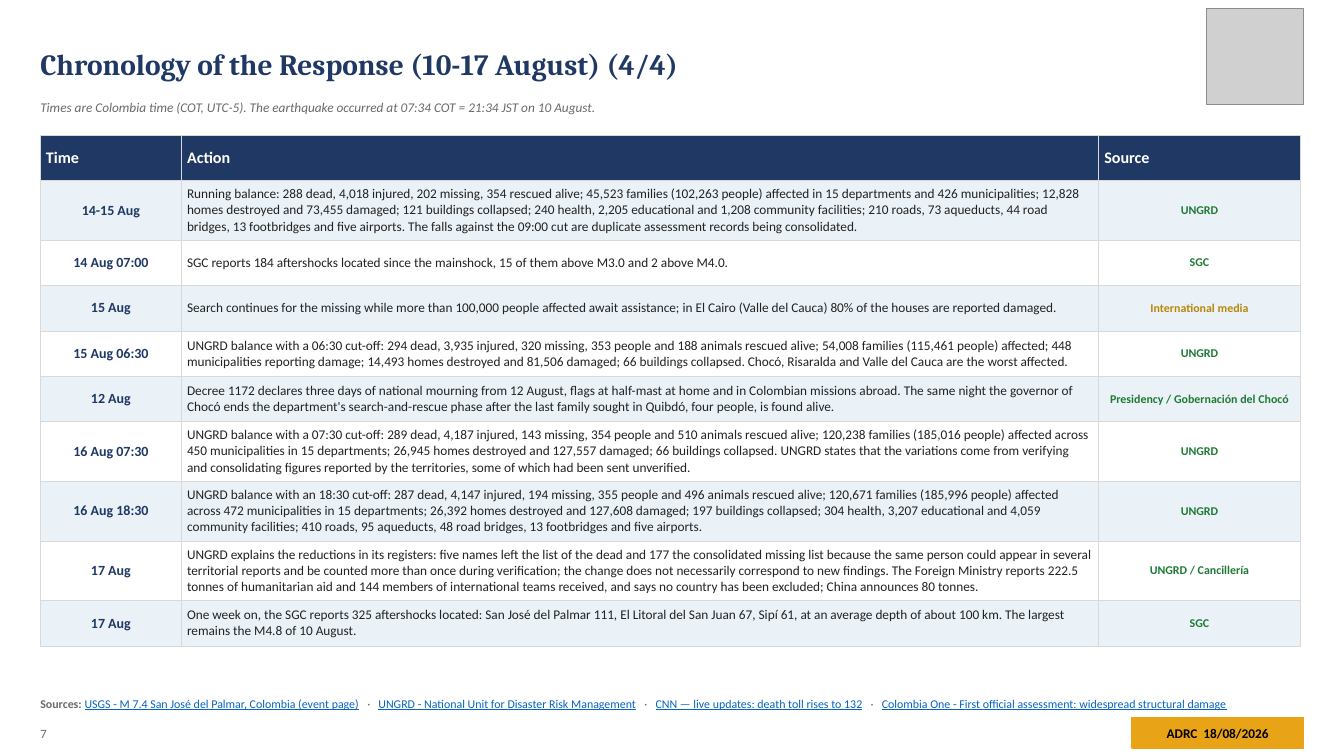
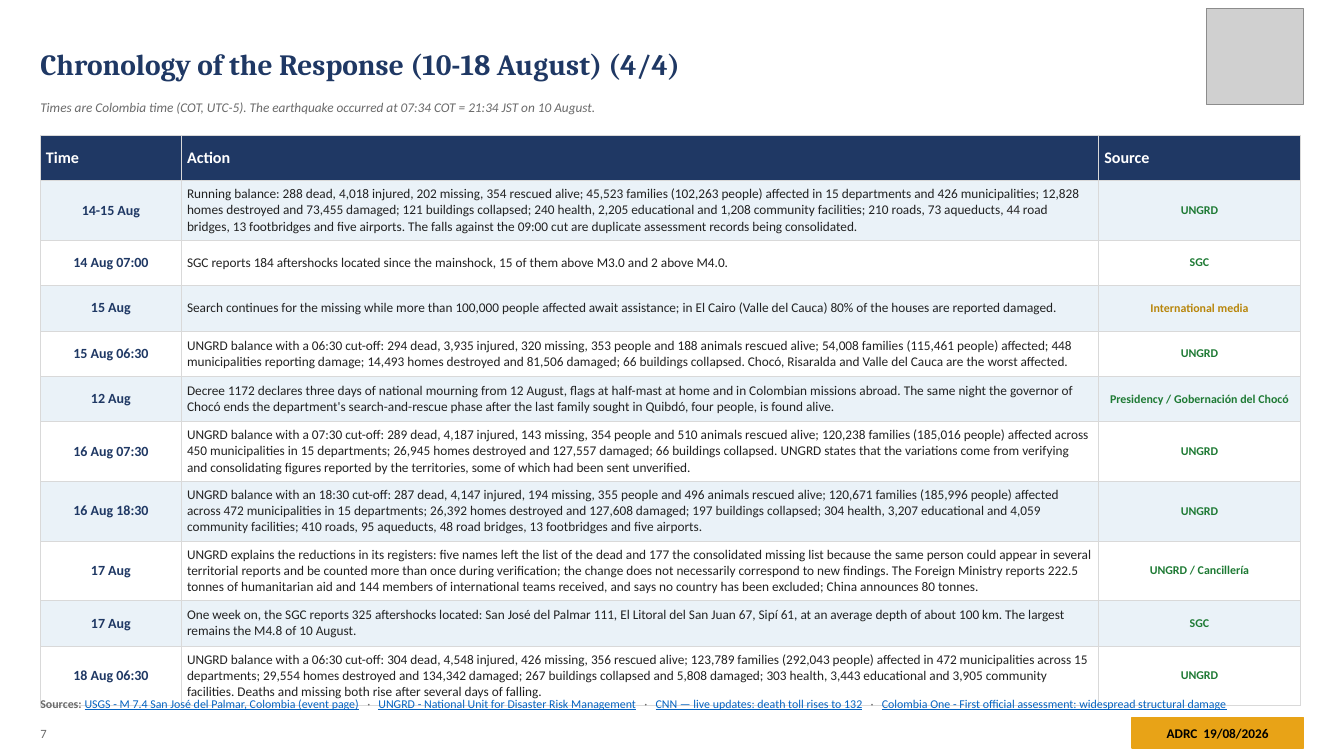
Before and after one commit to kochobi-max/whatsmap, a slide deck: slide 7 of reports/colombia_eq_20260810/output/ADRC_EQ_COL_Choco_20260810_EN.pptx. Drawn at 1344x756 pixels with LibreOffice and Linux fonts; fonts in the diff are those of the drawing; grey boxes stand for pictures. Boxes give left, top, right and bottom in pixels: in the first picture for what was removed or moved away, otherwise in the second. Text is boxed around its words. In the diff, an @@ line names an element or a change of style, - is before the commit and + after.

```diff
--- a/reports/colombia_eq_20260810/output/ADRC_EQ_COL_Choco_20260810_EN.pptx
+++ b/reports/colombia_eq_20260810/output/ADRC_EQ_COL_Choco_20260810_EN.pptx
@@ text at [40,53,679,81]: text changed @@
-Chronology of the Response (10-17 August) (4/4)
+Chronology of the Response (10-18 August) (4/4)
@@ table at [40,135,1301,704] @@
+row 11: 18 Aug 06:30 | UNGRD balance with a 06:30 cut-off: 304 dead, 4,548 injured, 426 missing, 356 rescued alive; 123,789 families (292,043 people) affected in 472 municipalities across 15 departments; 29,554 homes destroyed and 134,342 damaged; 267 buildings collapsed and 5,808 damaged; 303 health, 3,443 educational and 3,905 community facilities. Deaths and missing both rise after several days of falling. | UNGRD
@@ text at [1167,728,1268,739]: text changed @@
-ADRC 18/08/2026
+ADRC 19/08/2026
```
Also in this commit, not shown: 36 other slides changed, 8 other files.
